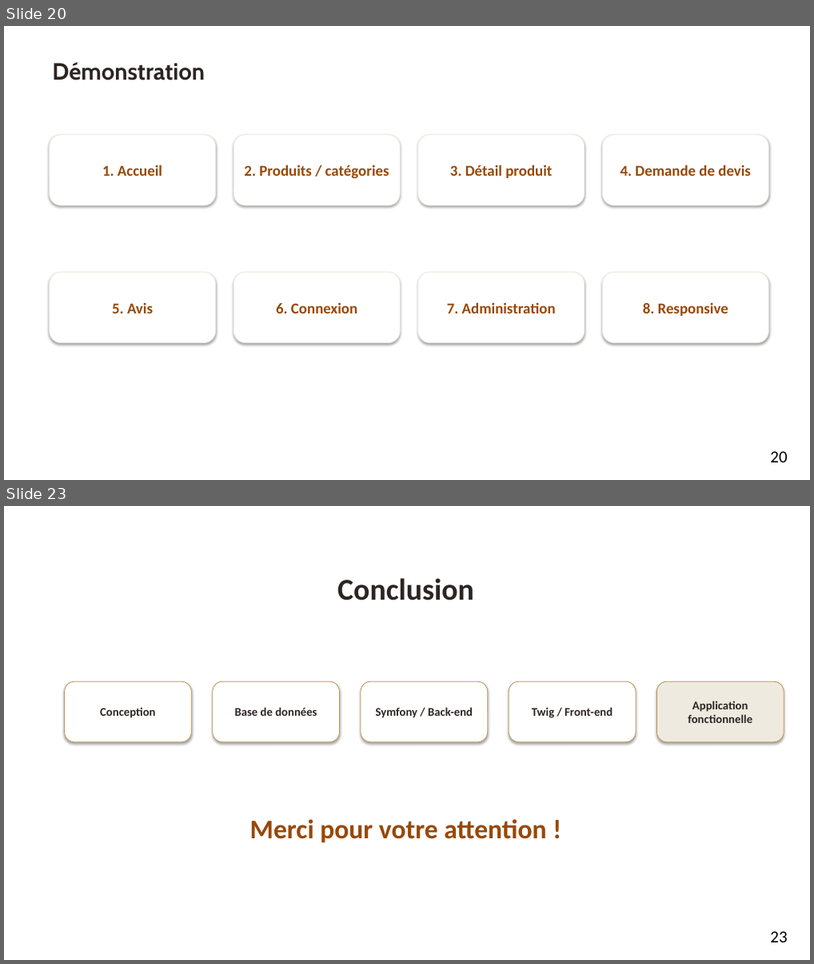
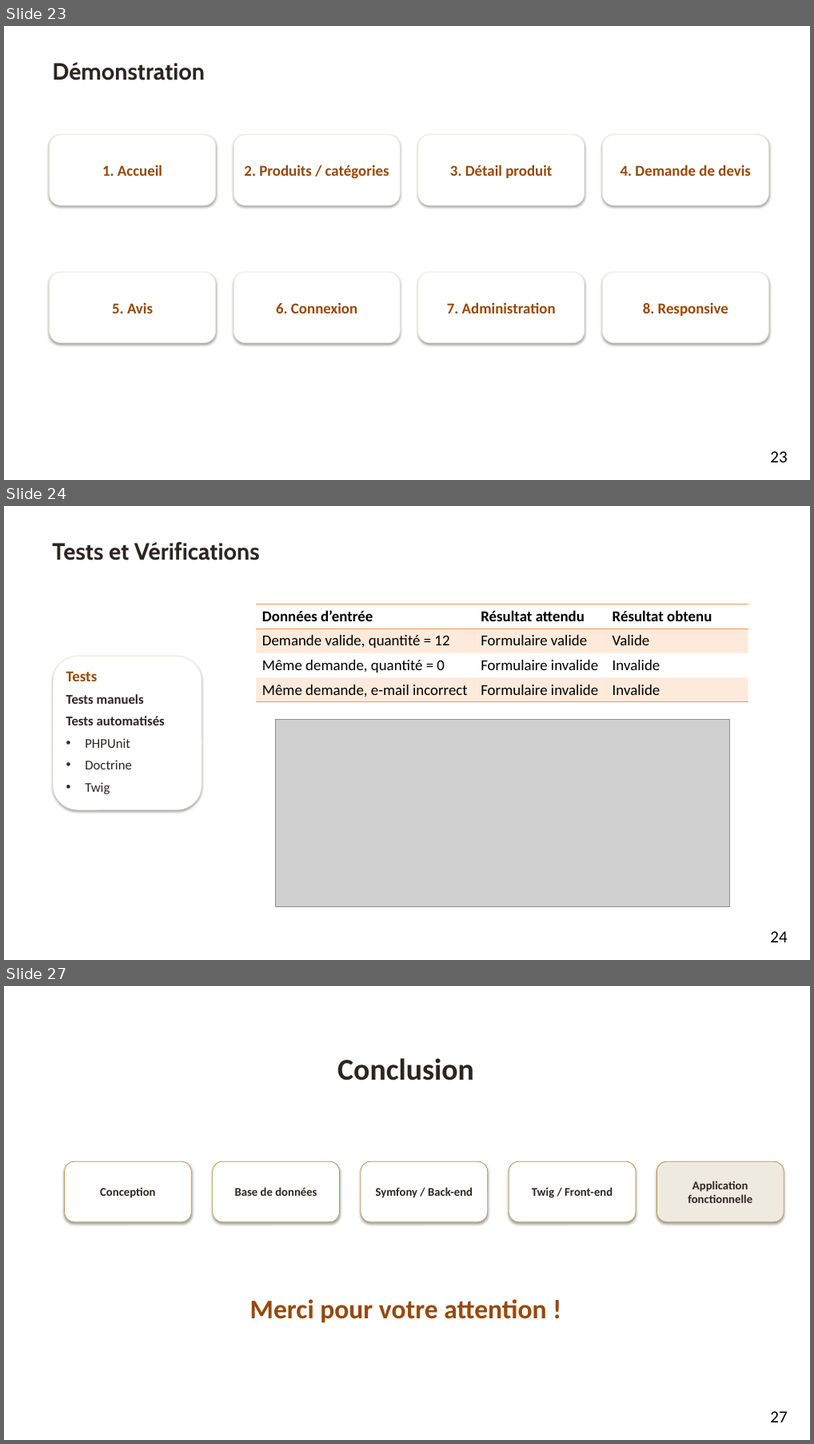
Before and after one commit to aureopires/projet_broderie, a slide deck: output/Aureo_Ruffier_Presentation_Projet.pptx. Shown one above the other, each under a label of ours: slides 20 and 23 before the commit, slides 23, 24 and 27 after it; the slides between them are not shown. The pictures are 814x964 and 814x1444 pixels, drawn with LibreOffice and Linux fonts; fonts in the diff are those of the drawing; grey boxes stand for pictures; background and template pictures are left out. Boxes give left, top, right and bottom in pixels: in the first picture for what was removed or moved away, otherwise in the second. Text is boxed around its words. In the diff, an @@ line names an element or a change of style, - is before the commit and + after.

```diff
--- a/output/Aureo_Ruffier_Presentation_Projet.pptx
+++ b/output/Aureo_Ruffier_Presentation_Projet.pptx
@@ slide 24 added at (x1=4, y1=506, x2=810, y2=960), background picture (left out) @@
@@ text added at (x1=52, y1=542, x2=260, y2=560), 28 pt, text #2C2522, bold @@
+Tests et Vérifications
@@ table added at (x1=256, y1=604, x2=750, y2=702), 4 rows, 3 columns @@
+Données d’entrée | Résultat attendu | Résultat obtenu
+Demande valide, quantité = 12 | Formulaire valide | Valide
+Même demande, quantité = 0 | Formulaire invalide | Invalide
+Même demande, e-mail incorrect | Formulaire invalide | Invalide
@@ rounded rectangle added at (x1=53, y1=656, x2=202, y2=810), fill #FFFFFF, outline #EFEAE0 0.75 pt, 16 pt, text #2C2522, bold @@
+Tests
+Tests manuels
+Tests automatisés
+• PHPUnit
+• Doctrine
+• Twig
@@ picture added at (x1=276, y1=719, x2=730, y2=907) @@
@@ page number added at (x1=770, y1=931, x2=787, y2=942), 20 pt, text #000000 @@
+24
@@ what was slide 20 is now slide 23 @@
@@ page number at (x1=770, y1=451, x2=787, y2=462): text changed @@
-20
+23
@@ what was slide 23 is now slide 27 @@
@@ page number at (x1=770, y1=1411, x2=787, y2=1422): text changed @@
-23
+27
```
Also in this commit, not shown: 13 slides changed, 11 other slides added, 8 slides removed, 4 other files.
